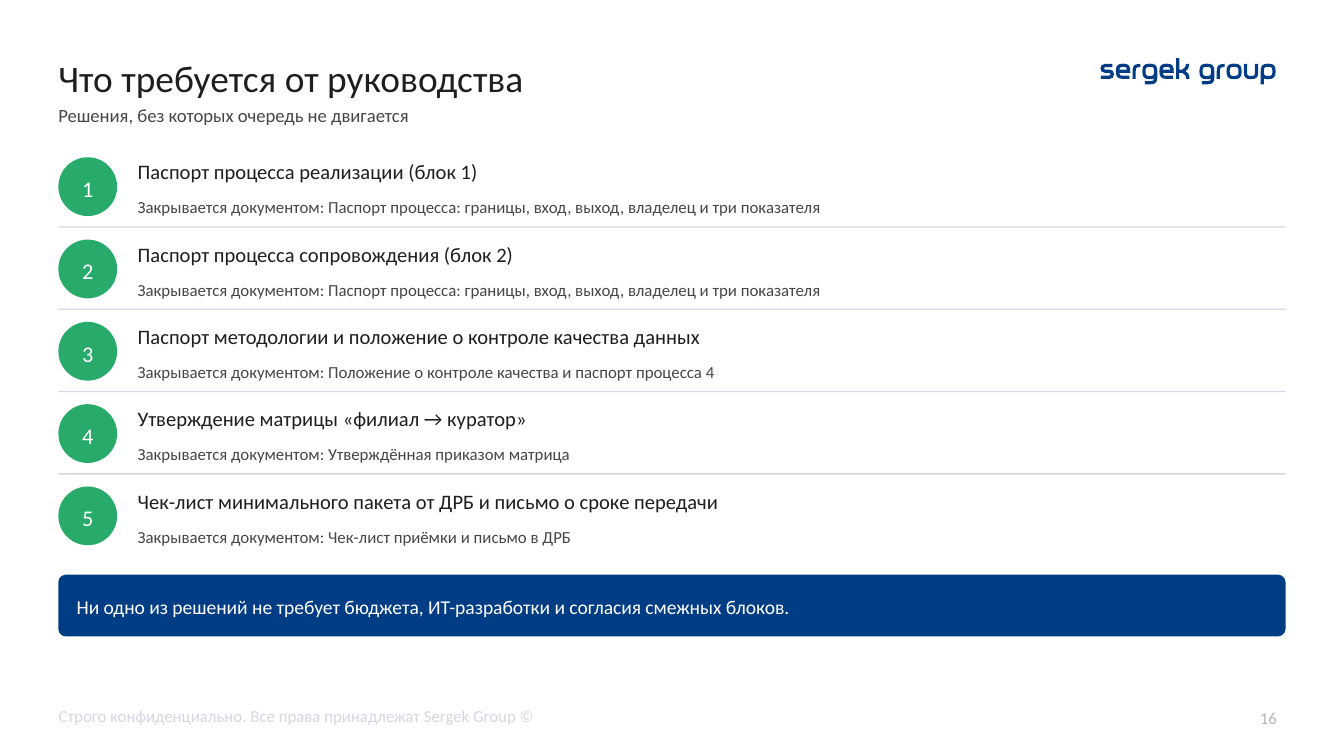
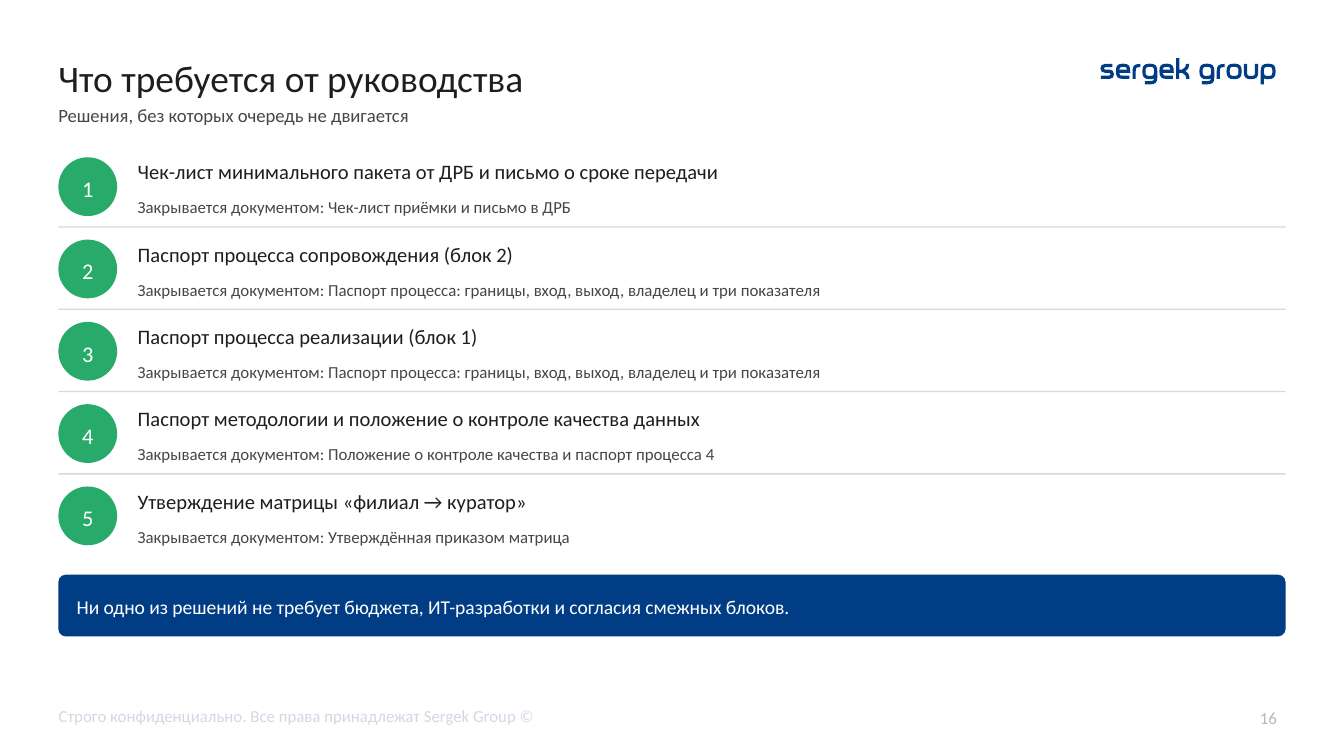
Before and after one commit to TemeshevProject/SG-DUP-Project, a slide deck: slide 16 of dup_project/02_Презентация/ДУП_Приоритеты_реинжиниринга_презентация.pptx. Drawn at 1344x756 pixels with LibreOffice and Linux fonts; fonts in the diff are those of the drawing. Boxes give left, top, right and bottom in pixels: in the first picture for what was removed or moved away, otherwise in the second. Text is boxed around its words. In the diff, an @@ line names an element or a change of style, - is before the commit and + after.

```diff
--- a/dup_project/02_Презентация/ДУП_Приоритеты_реинжиниринга_презентация.pptx
+++ b/dup_project/02_Презентация/ДУП_Приоритеты_реинжиниринга_презентация.pptx
@@ text at (138,166,718,183): text changed @@
-Паспорт процесса реализации (блок 1)
+Чек-лист минимального пакета от ДРБ и письмо о сроке передачи
@@ text at (138,202,571,216): text changed @@
-Закрывается документом: Паспорт процесса: границы, вход, выход, владелец и три показателя
+Закрывается документом: Чек-лист приёмки и письмо в ДРБ
@@ text added at (138,329,478,348), 11 pt, text #1E1E1E @@
+Паспорт процесса реализации (блок 1)
@@ text at (138,367,820,381): text changed @@
-Закрывается документом: Положение о контроле качества и паспорт процесса 4
+Закрывается документом: Паспорт процесса: границы, вход, выход, владелец и три показателя
@@ text "Паспорт методологии и положение о ...": place and size @@
-text "Паспорт методологии и положение о ..." at (138,331,700,348)
+text "Паспорт методологии и положение о ..." at (138,413,700,430)
@@ text added at (138,449,715,463), 9 pt, text #444746 @@
+Закрывается документом: Положение о контроле качества и паспорт процесса 4
@@ text "Утверждение матрицы «филиал → куратор»": place and size @@
-text "Утверждение матрицы «филиал → куратор»" at (138,412,526,430)
+text "Утверждение матрицы «филиал → куратор»" at (138,495,526,513)
@@ text removed at (138,496,718,513) @@
-Чек-лист минимального пакета от ДРБ и письмо о сроке передачи
@@ text "Закрывается документом: Утверждённая приказом матрица": place and size @@
-text "Закрывается документом: Утверждённая приказом матрица" at (138,449,570,463)
+text "Закрывается документом: Утверждённая приказом матрица" at (138,532,570,546)
@@ text removed at (138,532,571,546) @@
-Закрывается документом: Чек-лист приёмки и письмо в ДРБ
```
Also in this commit, not shown: 14 other slides changed, 2 other files.
